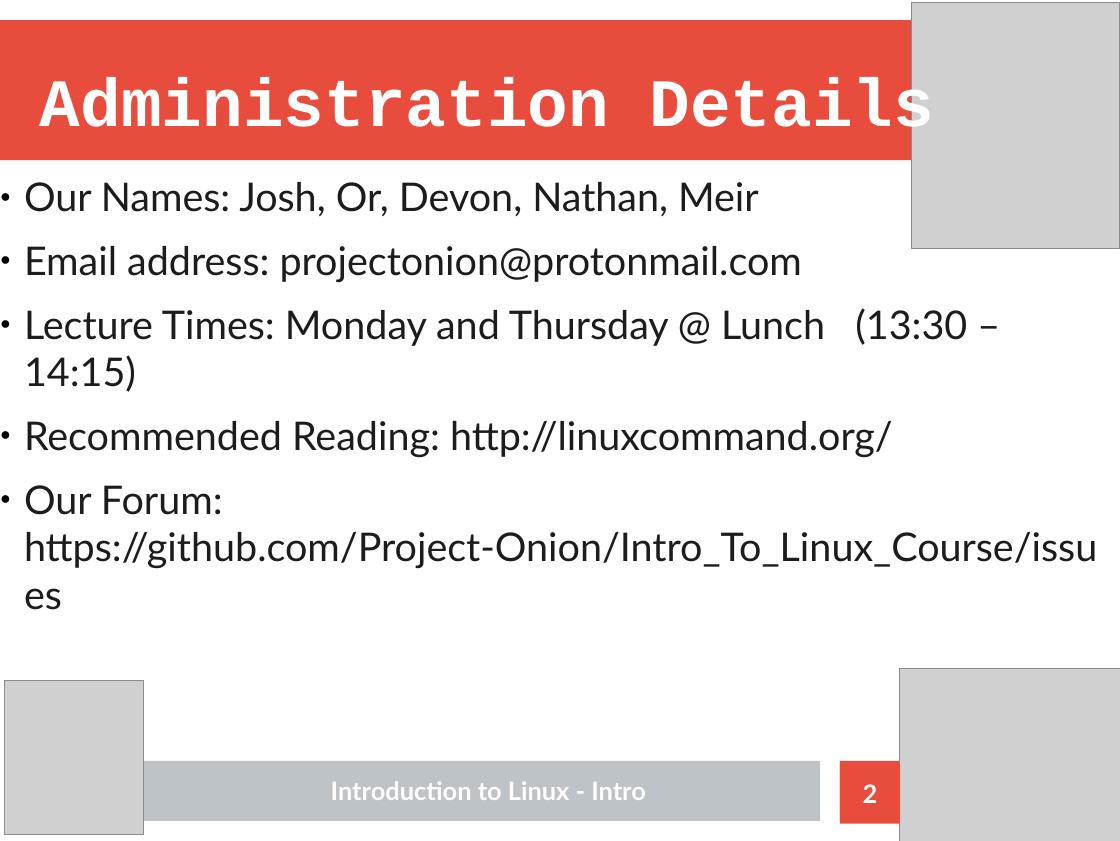
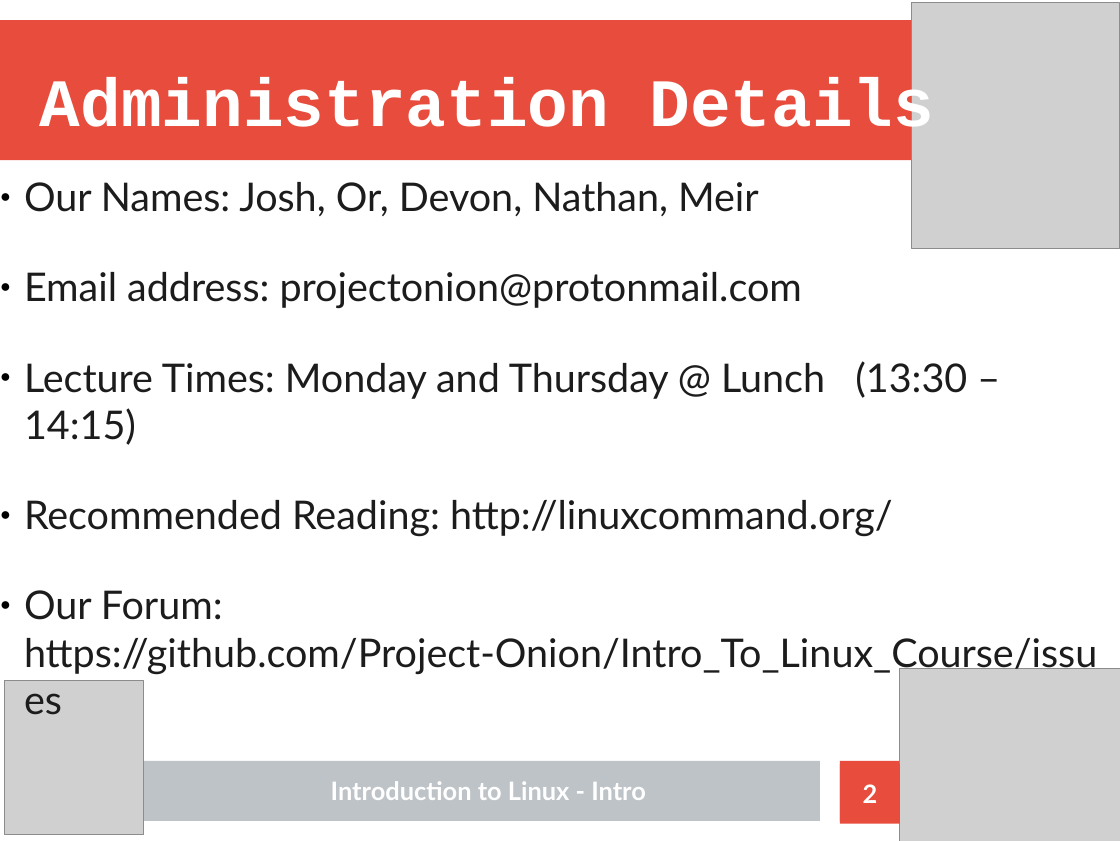
Before and after one commit to Nhlakanipho-Biyela/Intro_To_Linux_Course, a slide deck: slide 2 of Lecture_Slides/ITL_Lecture_1_Introduction_V2.odp. Drawn at 1120x841 pixels with LibreOffice and Linux fonts; fonts in the diff are those of the drawing; grey boxes stand for pictures. Boxes give left, top, right and bottom in pixels: in the first picture for what was removed or moved away, otherwise in the second. Text is boxed around its words. In the diff, an @@ line names an element or a change of style, - is before the commit and + after.

```diff
--- a/Lecture_Slides/ITL_Lecture_1_Introduction_V2.odp
+++ b/Lecture_Slides/ITL_Lecture_1_Introduction_V2.odp
@@ subtitle "Our Names: Josh, Or, Devon, ..." at (x1=24, y1=182, x2=1097, y2=674): more space between paragraphs @@
```
Also in this commit, not shown: 9 other slides changed, 1 slide added, 1 other file.
